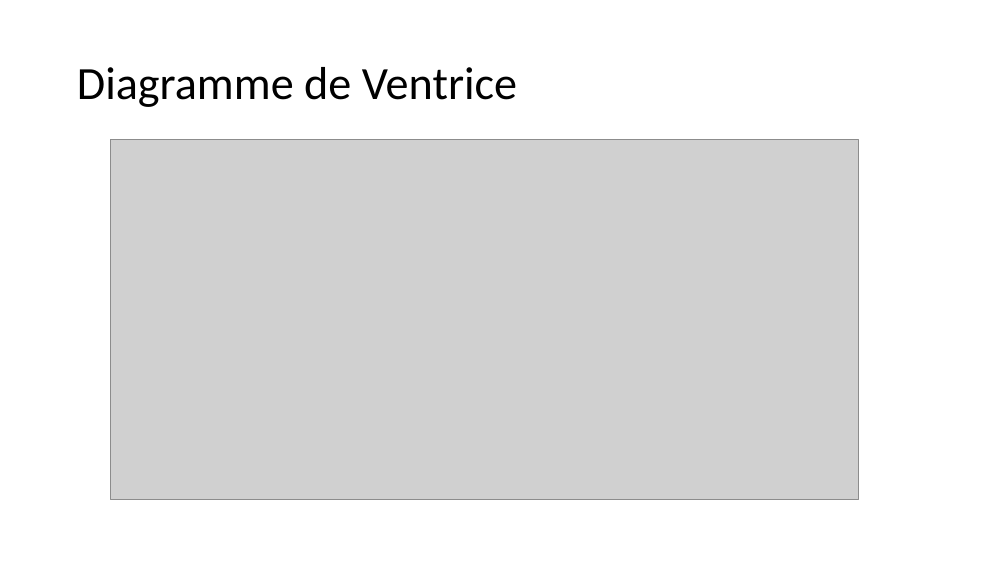
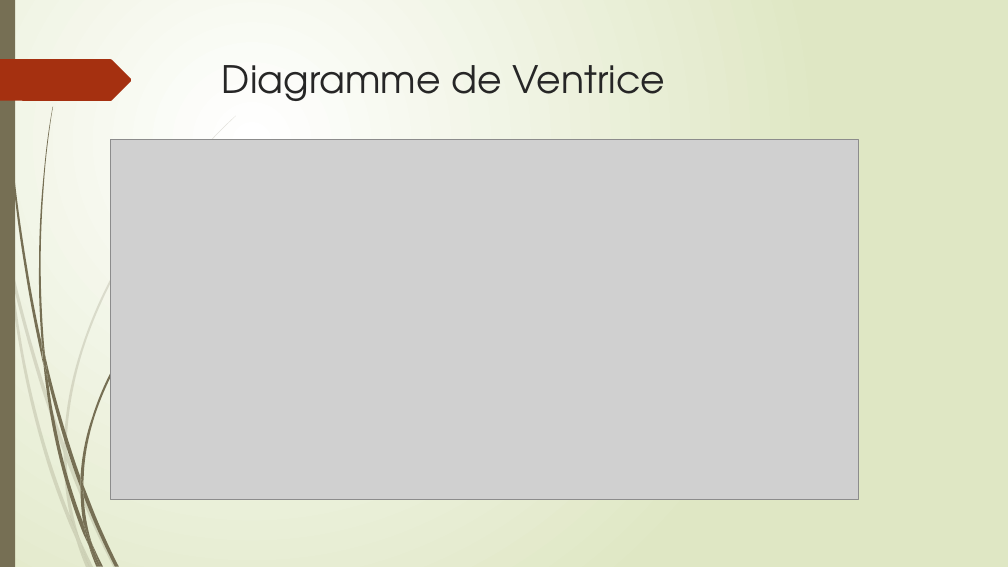
Before and after one commit to Quentingautier2B/Phainiks, a slide deck: slide 8 of Documents/Prez/Phainiks.pptx (slide 9 before the commit). Drawn at 1008x567 pixels with LibreOffice and Linux fonts; fonts in the diff are those of the drawing; grey boxes stand for pictures. Boxes give left, top, right and bottom in pixels: in the first picture for what was removed or moved away, otherwise in the second. Text is boxed around its words. In the diff, an @@ line names an element or a change of style, - is before the commit and + after.

```diff
--- a/Documents/Prez/Phainiks.pptx
+++ b/Documents/Prez/Phainiks.pptx
@@ background #FFFFFF to gradient #FFFFFF to #DFE8C4 @@
@@ rectangle added at [0,0,15,567], fill #766F54 @@
@@ freeform shape added at [0,59,132,101], fill #A53010 @@
@@ title "Diagramme de Ventrice": place and size @@
-title "Diagramme de Ventrice" at [77,67,517,107]
+title "Diagramme de Ventrice" at [222,65,665,101]
@@ title "Diagramme de Ventrice" at [222,65,665,101]: size 44 to 36 pt, font Calibri to TeX Gyre Adventor, text colour #000000 to #262626; line spacing 0.9 to 1; vertical alignment middle to top @@
@@ group added at [0,116,236,567]: 10 freeform shapes @@
@@ group added at [2,0,197,567]: 12 freeform shapes @@
```
Also in this commit, not shown: 7 other slides changed, 1 slide added, 2 slides removed, 3 other files.
